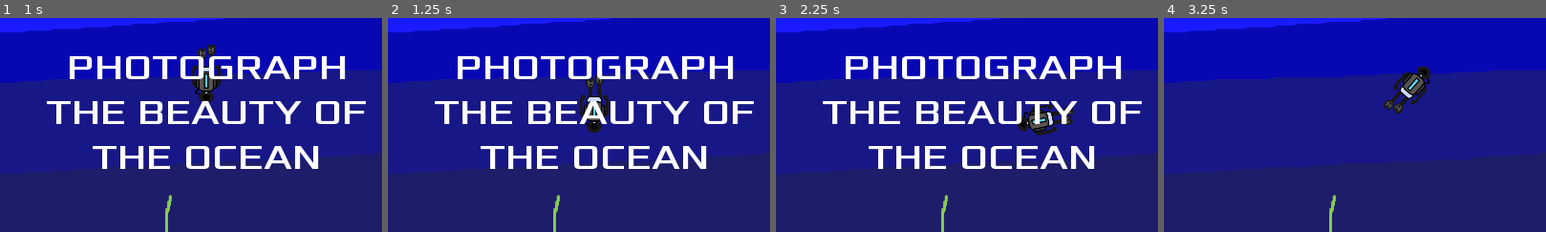
Above: before the commit, frames 1-4 (left to right).
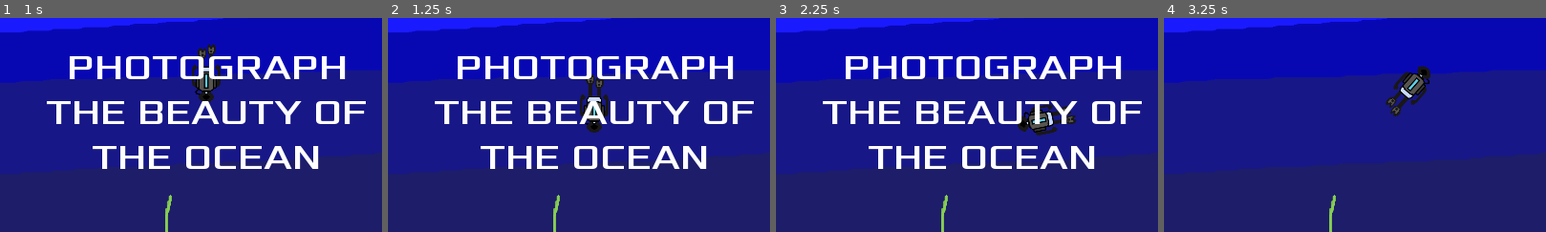
Above: after the commit, the same moments.

Repository: AlgionSan/GJ-Demo-2.0
Game: Godot game, scene res://scenes/Main.tscn
The game is run twice, just before and just after one commit, with the same random seed, the same clock (stepped at 60 frames per second) and the same inputs.
Inputs (mouse positions are % of the whole screen's width and height, from its top left):
- Up to frame 1 (1 s): click "Play" at 0.5 s
- Up to frame 2 (1.25 s): no input
- Up to frame 3 (2.25 s): move the mouse to (72, 45) at 1.27 s; tap E (interact) at 1.35, 2.1 s; move the mouse to (30, 55) at 2.02 s
- Up to frame 4 (3.25 s): move the mouse to (60, 28) at 2.77 s; tap E (interact) at 2.85 s
The pictures show only the part of the screen within x 23-73%, y 21-71%; the shares and areas given below are measured in that part.

Frame 1 is identical in both runs. In frame 2, 0.2% of the frame differs, in the area x 51-57%, y 26-33%; in frame 3, 0.1%; in frame 4, 0.2%, in the area x 57-63%, y 36-46%.

Commit message:
Update Main.tscn

Diff:
--- a/scenes/Main.tscn
+++ b/scenes/Main.tscn
@@ -35,7 +35,6 @@
 texture = ExtResource( 6 )
 
 [node name="Player" parent="." instance=ExtResource( 1 )]
-position = Vector2( 643, 155 )
 
 [node name="HUD" parent="." instance=ExtResource( 3 )]
 
